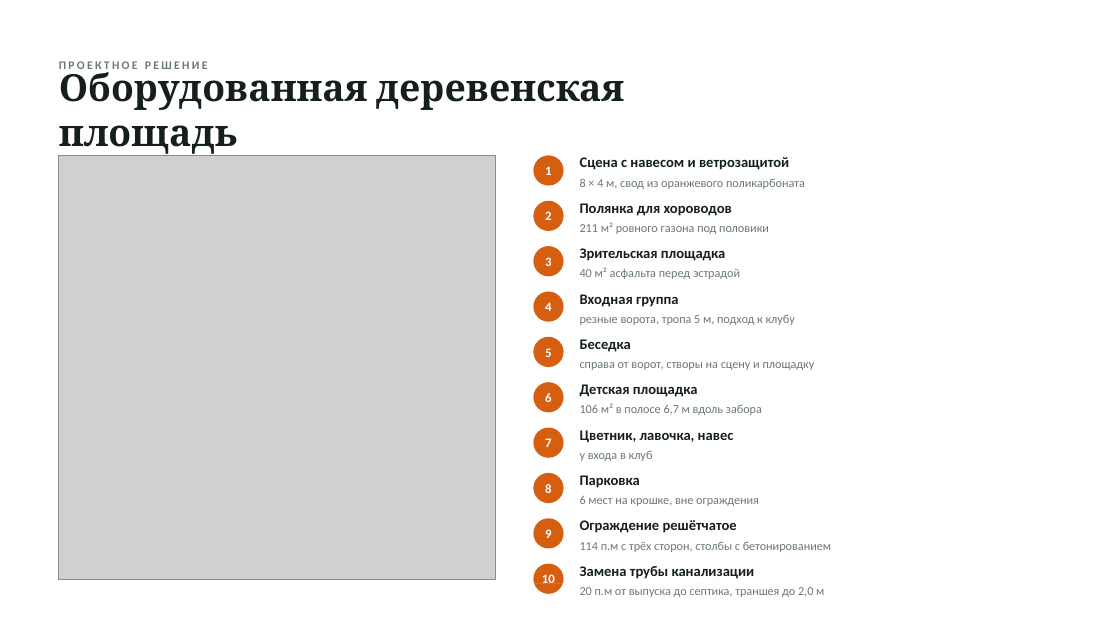
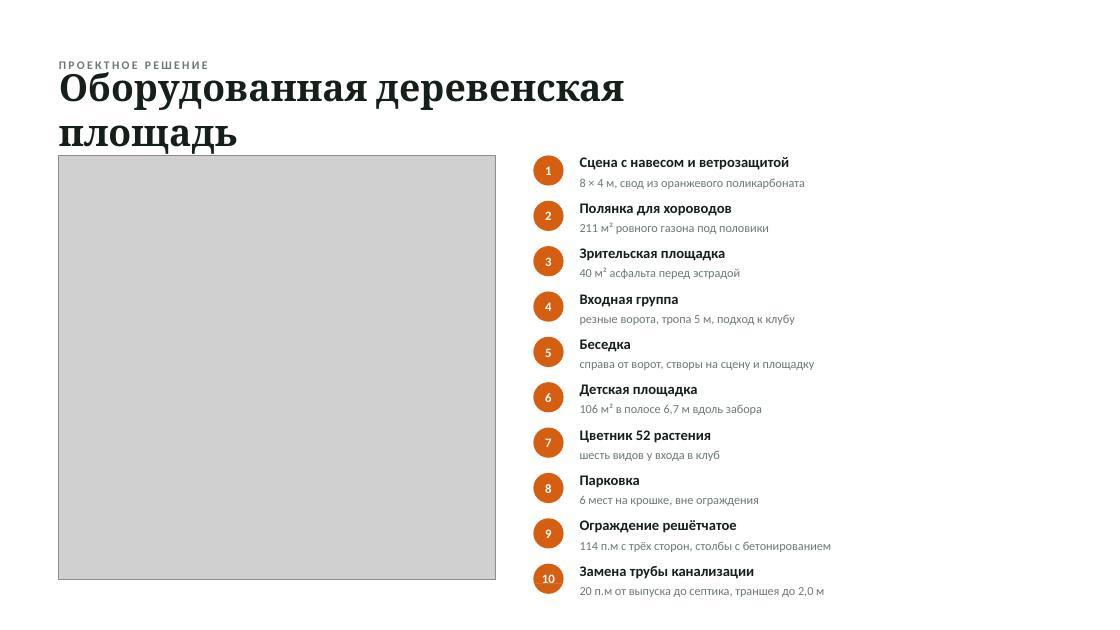
Before and after one commit to hobuchenie11-create/my-project, a slide deck: slide 4 of polyanka-prezentaciya.pptx. Drawn at 1120x630 pixels with LibreOffice and Linux fonts; fonts in the diff are those of the drawing; grey boxes stand for pictures. Boxes give left, top, right and bottom in pixels: in the first picture for what was removed or moved away, otherwise in the second. Text is boxed around its words. In the diff, an @@ line names an element or a change of style, - is before the commit and + after.

```diff
--- a/polyanka-prezentaciya.pptx
+++ b/polyanka-prezentaciya.pptx
@@ text at (x1=580, y1=430, x2=711, y2=443): text changed @@
-Цветник, лавочка, навес
+Цветник 52 растения
@@ text at (x1=580, y1=451, x2=720, y2=461): text changed @@
-у входа в клуб
+шесть видов у входа в клуб
```
Also in this commit, not shown: 4 other slides changed, 1 slide added, 3 other files.
